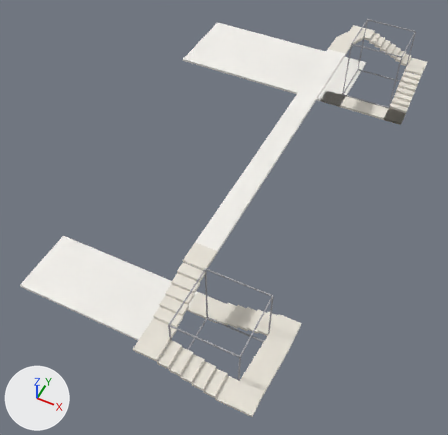
Before and after pictures for a commit that changed the glTF model examples/walkthrough/ideal/diagram.glb.
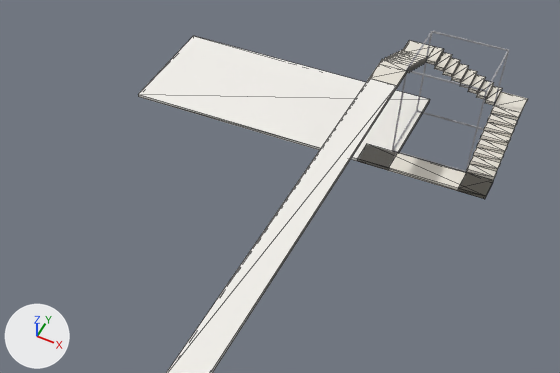
Each version is shown whole from a camera (50 mm lens) standing at (19.1, -34.5, 28.1) and looking at (7.5, -11.2, -1.0), then close up on the part from 21% to 100% of the width and 0% to 54% of the height. The lights are fixed; the arrows at lower left show +X, +Y and +Z. The last two pictures show the newer version. The close-ups show mesh edges as thin lines. Vertices at exactly the same position are counted once.

The scene before the commit, as lines of its bpy script (objects in view):
```python
me_atrium = bpy.data.meshes.new('atrium')
me_atrium.from_pydata(...)  # 192 vertices, 288 faces; spans x 10.2..13.8, y -22.3..6.3, z 0.0..4.3
me_atrium.materials.append(mat_atrium)  # grey #a0a0a4
me_floor = bpy.data.meshes.new('floor')
me_floor.from_pydata(...)  # a box spanning x -2.5..10.5, y 1.5..7.5, z -0.2..0.0; a box spanning x 9.0..10.2, y -17.5..1.5, z 4.1..4.2; a box spanning x 0.0..9.0, y -21.5..-17.5, z -0.2..0.0
me_floor.materials.append(mat_floor)  # white #f3f1ec
me_stairs = bpy.data.meshes.new('stairs')
me_stairs.from_pydata(...)  # 352 vertices, 696 faces; spans x 9.0..15.0, y -23.5..7.5, z -0.2..4.2
me_stairs.materials.append(mat_stairs)  # white #e7e2d7
ob_atrium = bpy.data.objects.new('atrium', me_atrium)
ob_atrium.location = (0.0, 0.0, 0.0)
ob_floor = bpy.data.objects.new('floor', me_floor)
ob_floor.location = (0.0, 0.0, 0.0)
ob_stairs = bpy.data.objects.new('stairs', me_stairs)
ob_stairs.location = (0.0, 0.0, 0.0)
```
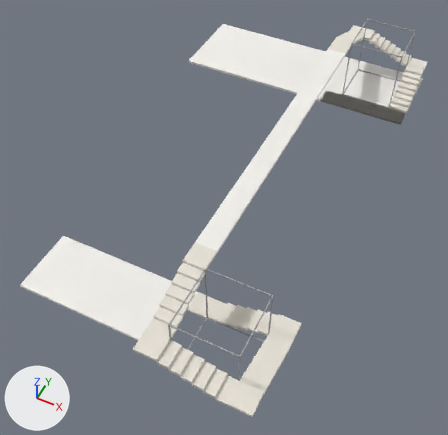
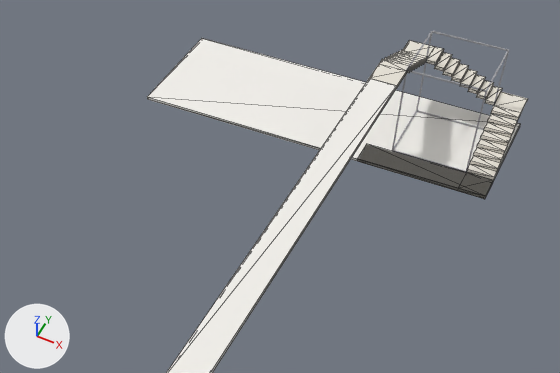
Location of each change, (x1, y1, x2, y2) in pixels of the close-ups (560 x 373 px; the box of a moved part takes in the faces that stretch with it):
'floor', reshaped: before (138, 36, 430, 373); after (147, 38, 520, 373)
part 1 of me_floor, moved or reshaped: before (138, 36, 430, 170); after (147, 38, 520, 192)

Edits to the bpy script that builds the scene:
```text
Change me_floor:
    used by ob_floor; location = (0.0, 0.0, 0.0)
    remove me_floor.from_pydata(...)  # 24 vertices, 36 faces; spans x -2.5..10.5, y -21.5..7.5, z -0.2..4.2
    add me_floor.from_pydata(...)  # 24 vertices, 36 faces; spans x -2.0..15.0, y -21.5..7.5, z -0.2..4.2
    me_floor part 1: the loose piece of 8 vertices spanning x -2.5..10.5, y 1.5..7.5, z -0.2..0.0 is scaled about its middle by (1.31, 1, 1), then moved by (2.5, 0.0, 0.0)
```
